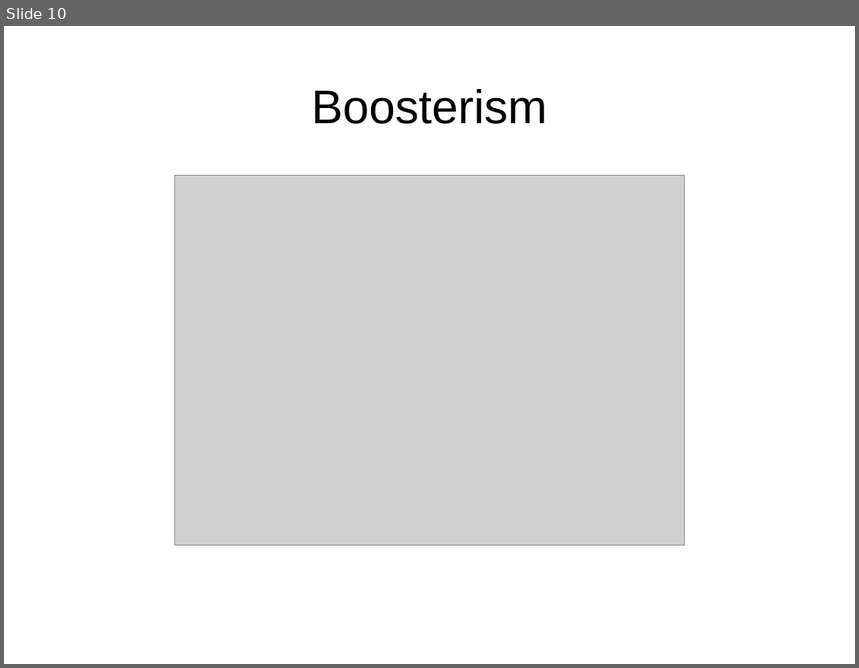
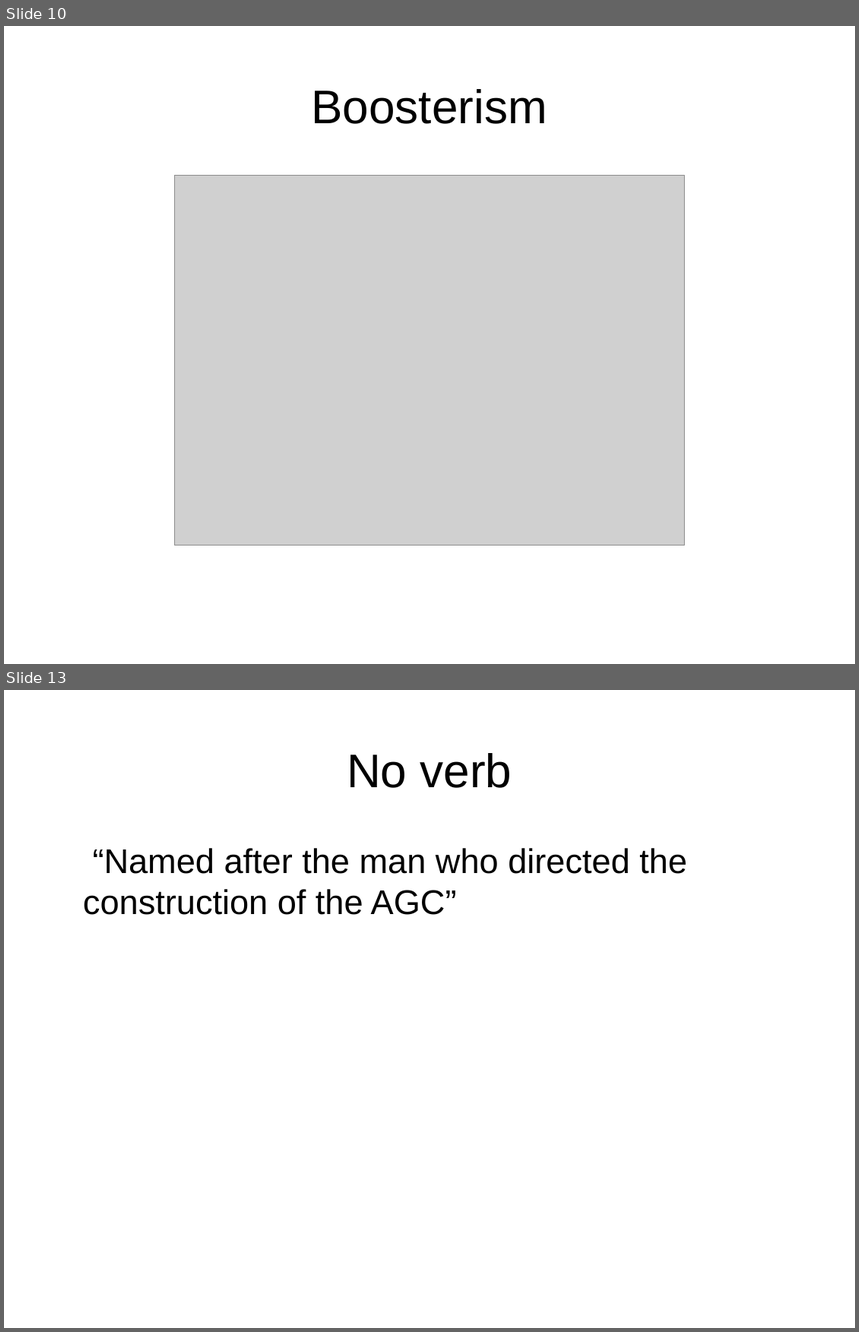
Before and after one commit to conorhoughton/COMS12303, a slide deck: 2017_18/CJH_3_Feedback/CJH_3_Feedback.odp. Shown one above the other, each under a label of ours: slide 10 before the commit, slides 10 and 13 after it; the slides between them are not shown. The pictures are 859x668 and 859x1332 pixels, drawn with LibreOffice and Linux fonts; fonts in the diff are those of the drawing; grey boxes stand for pictures. Boxes give left, top, right and bottom in pixels: in the first picture for what was removed or moved away, otherwise in the second. Text is boxed around its words. In the diff, an @@ line names an element or a change of style, - is before the commit and + after.

```diff
--- a/2017_18/CJH_3_Feedback/CJH_3_Feedback.odp
+++ b/2017_18/CJH_3_Feedback/CJH_3_Feedback.odp
@@ slide 13 added at box(4, 690, 855, 1328), background #FFFFFF @@
@@ title added at box(347, 753, 512, 788), 44 pt, text #000000 @@
+No verb
@@ text added at box(83, 848, 687, 915), 32 pt, text #000000 @@
+“Named after the man who directed the construction of the AGC”
```
Also in this commit, not shown: 3 other slides added, 1 other file.
